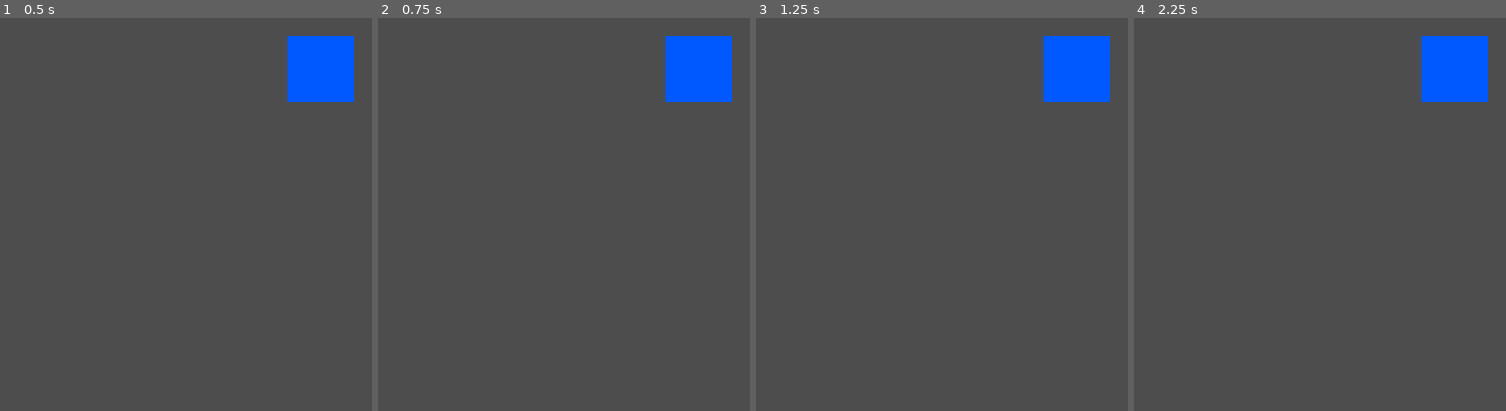
Above: before the commit, frames 1-4 (left to right).
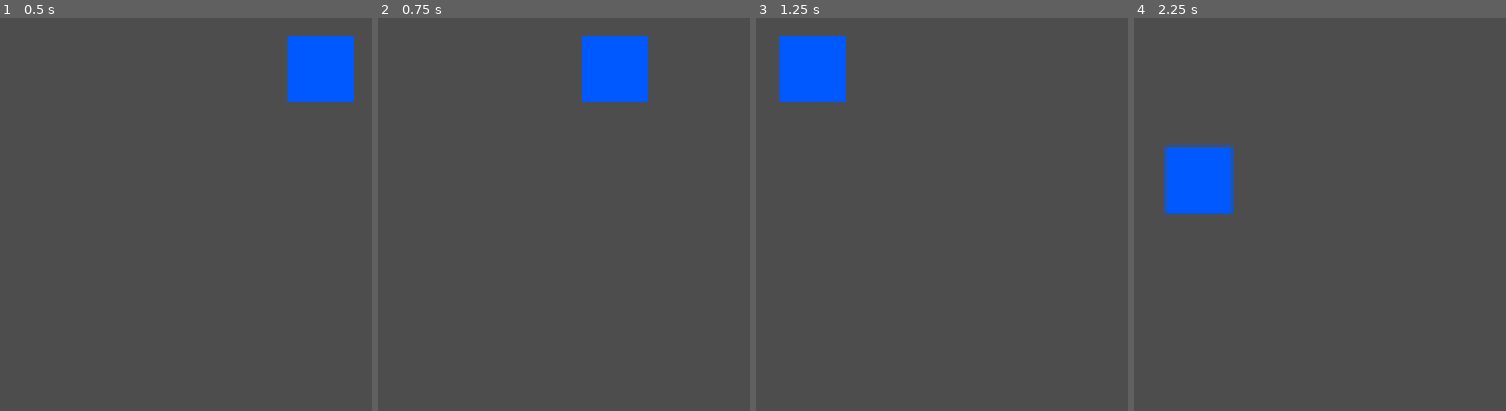
Above: after the commit, the same moments.

Repository: m9k3s/public
Game: Godot game, scene res://scene/main.tscn
Two runs of this game, one before a commit and one after it. Both use one fixed random seed, a clock stepped at 60 frames per second and the inputs below.
Inputs:
- Up to frame 1 (0.5 s): no input
- Up to frame 2 (0.75 s): tap Enter at 0.5 s; hold A (a, bound only after the commit) from 0.53 s (still down)
- Up to frame 3 (1.25 s): keep holding A (a, bound only after the commit); tap D (d, bound only after the commit) at 0.8 s
- Up to frame 4 (2.25 s): release A (a, bound only after the commit) at 1.28 s; tap D (d, bound only after the commit) at 1.35 s; tap S (s, bound only after the commit) at 1.55 s; tap Space at 2 s; hold S (s, bound only after the commit) from 2.03 s (still down)

Frame 1 is identical in both runs. In frame 2, 6.1% of the frame differs, in the area x 54-96%, y 4-22%; in frame 3, 6.2%; in frame 4, 6.4%, in the area x 8-96%, y 4-50%.

Commit message:
player code for movement wasd

Diff:
--- a/project.godot
+++ b/project.godot
@@ -14,3 +14,26 @@
 run/main_scene="uid://3cjifaldn3bh"
 config/features=PackedStringArray("4.4", "Forward Plus")
 config/icon="res://icon.svg"
+
+[input]
+
+w={
+"deadzone": 0.2,
+"events": [Object(InputEventKey,"resource_local_to_scene":false,"resource_name":"","device":-1,"window_id":0,"alt_pressed":false,"shift_pressed":false,"ctrl_pressed":false,"meta_pressed":false,"pressed":false,"keycode":0,"physical_keycode":87,"key_label":0,"unicode":119,"location":0,"echo":false,"script":null)
+]
+}
+a={
+"deadzone": 0.2,
+"events": [Object(InputEventKey,"resource_local_to_scene":false,"resource_name":"","device":-1,"window_id":0,"alt_pressed":false,"shift_pressed":false,"ctrl_pressed":false,"meta_pressed":false,"pressed":false,"keycode":0,"physical_keycode":65,"key_label":0,"unicode":97,"location":0,"echo":false,"script":null)
+]
+}
+s={
+"deadzone": 0.2,
+"events": [Object(InputEventKey,"resource_local_to_scene":false,"resource_name":"","device":-1,"window_id":0,"alt_pressed":false,"shift_pressed":false,"ctrl_pressed":false,"meta_pressed":false,"pressed":false,"keycode":0,"physical_keycode":83,"key_label":0,"unicode":115,"location":0,"echo":false,"script":null)
+]
+}
+d={
+"deadzone": 0.2,
+"events": [Object(InputEventKey,"resource_local_to_scene":false,"resource_name":"","device":-1,"window_id":0,"alt_pressed":false,"shift_pressed":false,"ctrl_pressed":false,"meta_pressed":false,"pressed":false,"keycode":0,"physical_keycode":68,"key_label":0,"unicode":100,"location":0,"echo":false,"script":null)
+]
+}
--- a/script/player.gd
+++ b/script/player.gd
@@ -1,11 +1,27 @@
-extends CharacterBody2D
+extends CharacterBody2D #node type important
+
+var speed = 200 #set the speed
 
 
 # Called when the node enters the scene tree for the first time.
 func _ready() -> void:
 	pass # Replace with function body.
 
-
 # Called every frame. 'delta' is the elapsed time since the previous frame.
 func _process(delta: float) -> void:
-	pass
+	# create a new var to hold the object direction
+	var direction = Vector2()
+
+	if Input.is_action_pressed("w"): # check the key press using the input map
+		direction.y -= 1 #minus the vector to change the direction of object
+	if Input.is_action_pressed("a"):
+		direction.x -= 1
+	if Input.is_action_pressed("s"):
+		direction.y += 1
+	if Input.is_action_pressed("d"):
+		direction.x += 1
+
+	direction = direction.normalized() # to make speed consistent
+	velocity = direction * speed # to set the velocity to direction and speed
+
+	move_and_slide() #to move the object
